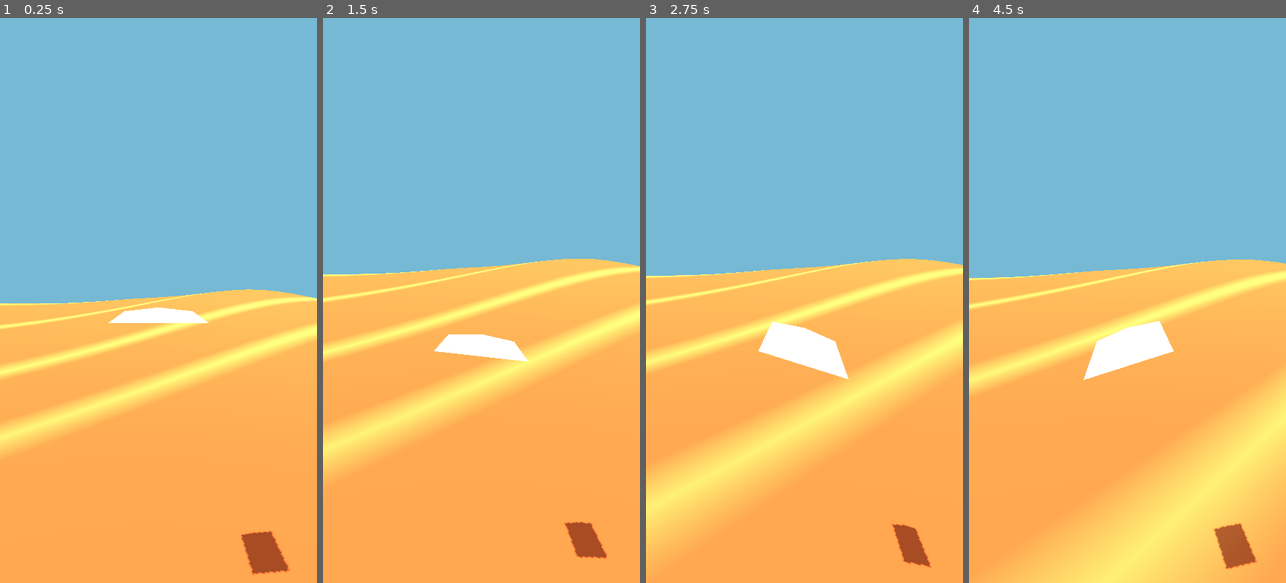
Above: before the commit, frames 1-4 (left to right).
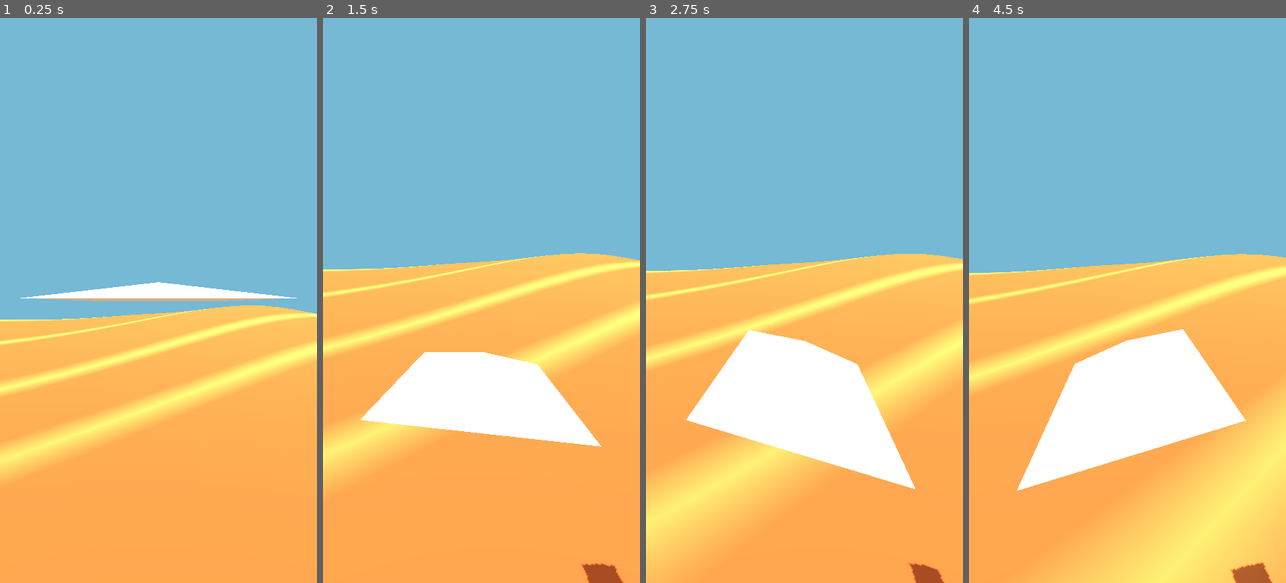
Above: after the commit, the same moments.

Repository: A8adbek/Gold
Game: Godot game, scene res://main.tscn
Two runs of this game, one before a commit and one after it. Both use one fixed random seed, a clock stepped at 60 frames per second and the inputs below.
Inputs:
- Up to frame 1 (0.25 s): no input
- Up to frame 2 (1.5 s): hold D (roll_right) 0.53-1.28 s; hold S (pitch_down) from 1.28 s (still down)
- Up to frame 3 (2.75 s): release S (pitch_down) at 2.03 s; hold D (roll_right) from 2.03 s (still down)
- Up to frame 4 (4.5 s): release D (roll_right) at 2.78 s; hold W (pitch_up) 2.78-3.53 s; hold A (roll_left) from 3.53 s (still down)

The runs differ from the first frame. In frame 1, 15% of the frame differs, in the area x 0-100%, y 46-99%; in frame 2, 13%; in frame 3, 14%; in frame 4, 16%, in the area x 0-100%, y 41-100%.

Commit message:
Keep native 3D camera close behind paper plane

Diff:
--- a/godot/scripts/world.gd
+++ b/godot/scripts/world.gd
@@ -83,7 +83,8 @@
 
 func _create_camera() -> void:
 	camera = Camera3D.new()
-	camera.position = Vector3(0, 2.2, 5.5)
+	# Close version-1 chase view: the paper plane stays large and readable.
+	camera.position = Vector3(0, 1.15, 2.25)
 	camera.look_at_from_position(camera.position, plane.position)
 	add_child(camera)
 	camera.current = true
@@ -94,6 +95,6 @@
 	plane.rotation.z = lerp(plane.rotation.z, -input.x * 0.32, delta * 5.0)
 	plane.rotation.x = lerp(plane.rotation.x, input.y * 0.18, delta * 5.0)
 	plane.position.z -= delta * 8.0
-	var target := plane.position + Vector3(0, 1.6, 5.5)
+	var target := plane.position + Vector3(0, 1.15, 2.25)
 	camera.position = camera.position.lerp(target, 1.0 - exp(-delta * 8.0))
-	camera.look_at(plane.position + Vector3(0, 0, -6), Vector3.UP)
+	camera.look_at(plane.position + Vector3(0, 0, -5), Vector3.UP)
